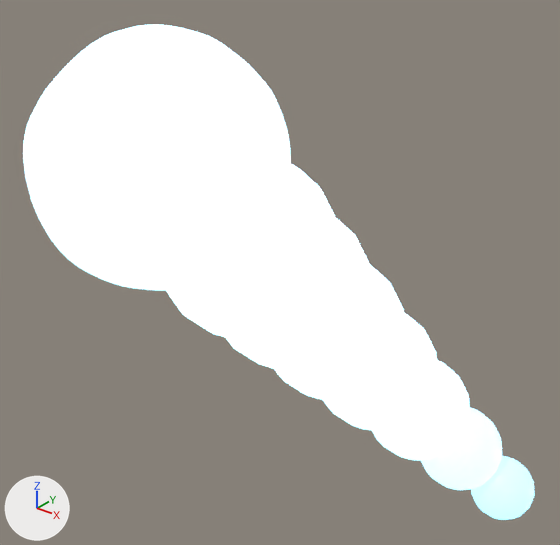
The glTF model public/shop-models/comet-core.glb as it was, and as the next commit left it.
The view is the same before and after, from a 50 mm lens placed at (1.232, -1.465, 0.959), pointed at (0.029, 0.039, 0.026). The axes (+X, +Y, +Z) are drawn at lower left. The lights are the same throughout. The picture after the commit comes second. Where no turn or scale is listed for an object, it has been applied to the vertices.
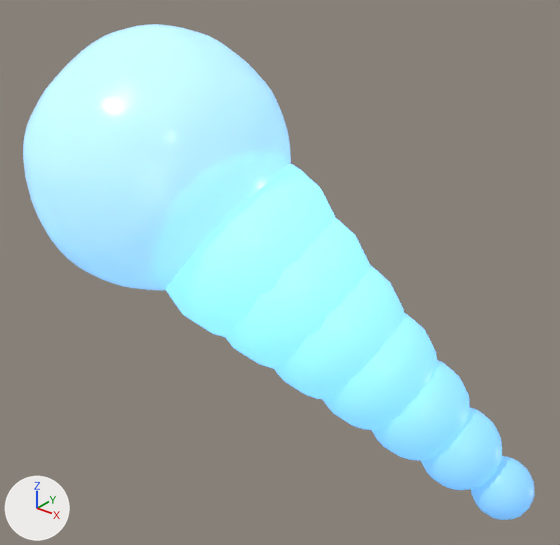
Changed parts and their boxes [x1, y1, x2, y2] in the pictures (560 x 545 px):
'Icosphere', recoloured, surface changed
    both: [23, 24, 291, 290]
'Sphere', recoloured, surface changed
    both: [165, 164, 336, 337]
'Sphere.001', recoloured, surface changed
    both: [225, 218, 371, 369]
'Sphere.002', recoloured, surface changed
    both: [275, 266, 404, 400]
'Sphere.003', recoloured, surface changed
    both: [323, 313, 437, 430]
'Sphere.004', recoloured, surface changed
    both: [372, 360, 470, 461]
'Sphere.005', recoloured, surface changed
    both: [421, 408, 502, 490]
'Sphere.006', recoloured, surface changed
    both: [471, 456, 535, 520]

What changed in the scene script:
```text
Change mat_ice:
    mat_ice.emission_color: (0.4, 0.8, 1.0) -> (0.1, 0.275, 0.5)  # cyan #aae7ff -> blue #598fbc
    mat_ice.emission_strength: 2.0 -> 1.0
Change mat_tail0:
    mat_tail0.emission_color: (0.4, 0.8, 1.0) -> (0.2, 0.55, 1.0)  # cyan #aae7ff -> blue #7cc4ff
    mat_tail0.emission_strength: 3.0 -> 1.0
Change mat_tail1:
    mat_tail1.emission_color: (0.4, 0.8, 1.0) -> (0.18, 0.495, 0.9)  # cyan #aae7ff -> blue #76bbf3
    mat_tail1.emission_strength: 2.65 -> 1.0
Change mat_tail2:
    mat_tail2.emission_color: (0.4, 0.8, 1.0) -> (0.16, 0.44, 0.8)  # cyan #aae7ff -> blue #6fb1e7
    mat_tail2.emission_strength: 2.3 -> 1.0
Change mat_tail3:
    mat_tail3.emission_color: (0.4, 0.8, 1.0) -> (0.14, 0.385, 0.7)  # cyan #aae7ff -> blue #69a7da
    mat_tail3.emission_strength: 1.95 -> 1.0
Change mat_tail4:
    mat_tail4.base_color: (0.5, 0.85, 1.0) -> (0.35, 0.7, 1.0)  # cyan #bcedff -> blue #a0daff
    mat_tail4.transmission_weight: 0.5 -> 0.3
    mat_tail4.emission_color: (0.4, 0.8, 1.0) -> (0.12, 0.33, 0.6)  # cyan #aae7ff -> blue #619bcb
    mat_tail4.emission_strength: 1.6 -> 1.0
Change mat_tail5:
    mat_tail5.base_color: (0.5, 0.85, 1.0) -> (0.35, 0.7, 1.0)  # cyan #bcedff -> blue #a0daff
    mat_tail5.transmission_weight: 0.5 -> 0.3
    mat_tail5.emission_color: (0.4, 0.8, 1.0) -> (0.1, 0.275, 0.5)  # cyan #aae7ff -> blue #598fbc
    mat_tail5.emission_strength: 1.25 -> 1.0
Change mat_tail6:
    mat_tail6.base_color: (0.5, 0.85, 1.0) -> (0.35, 0.7, 1.0)  # cyan #bcedff -> blue #a0daff
    mat_tail6.transmission_weight: 0.5 -> 0.3
    mat_tail6.emission_color: (0.36, 0.72, 0.9) -> (0.08, 0.22, 0.4)  # cyan #a2ddf3 -> blue #5081aa
```
